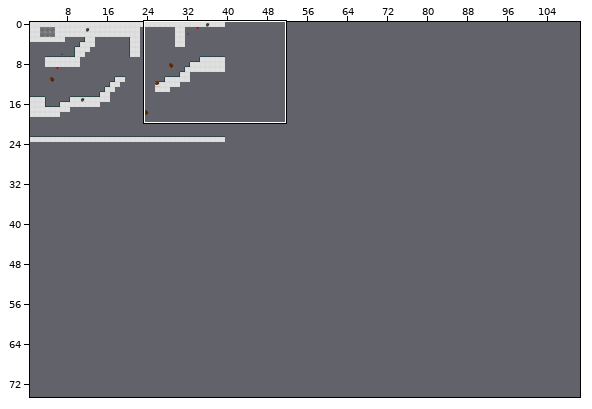
An edit to a level. Tiled map (JSON), public/assets/levels/Level1.json. Above, an overview of the earlier version with the close-up marked.
Close-up. Before:
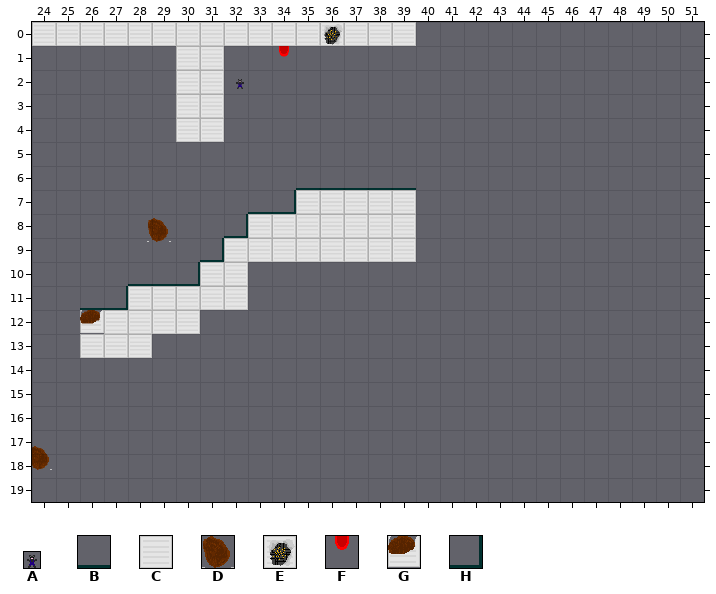
Cells are 32x32 px. Shown: x 24..51, y 0..19. The commit also changed other parts of the map, which this record leaves out. The old version is drawn lined up with the new one.
Key: from "Pickup": A 0; from "SpaceShipTiles": B 0, C 1, D 4, E 5, F 6, G 9, H 12.
_ is an empty cell.
Objects are placed by their top-left corner, in cells (3,4 is the top-left corner of cell 3,4); size is 1x1 cell unless given.
Layer "Tile Layer 1" before, first column x 24:
 0 CCCCCCCCCCCCECCC____________
 1 ______CC__F_________________
 2 ______CC____________________
 3 ______CC____________________
 4 ______CC____________________
 5 ____________________________
 6 ___________BBBBB____________
 7 _________BHCCCCC____________
 8 ________HCCCCCCC____________
 9 _______HCCCCCCCC____________
10 ____BBHCC___________________
11 __BHCCCCC___________________
12 __GCCCC_____________________
13 __CCC_______________________
14 ____________________________
15 ____________________________
16 ____________________________
17 ____________________________
18 ____________________________
19 ____________________________
Objects on layer "Object Layer 1" before:
A at 32.4,2.3 size 0.5x0.5
D at 28.8,8.2
D at 23.8,17.7
New version:
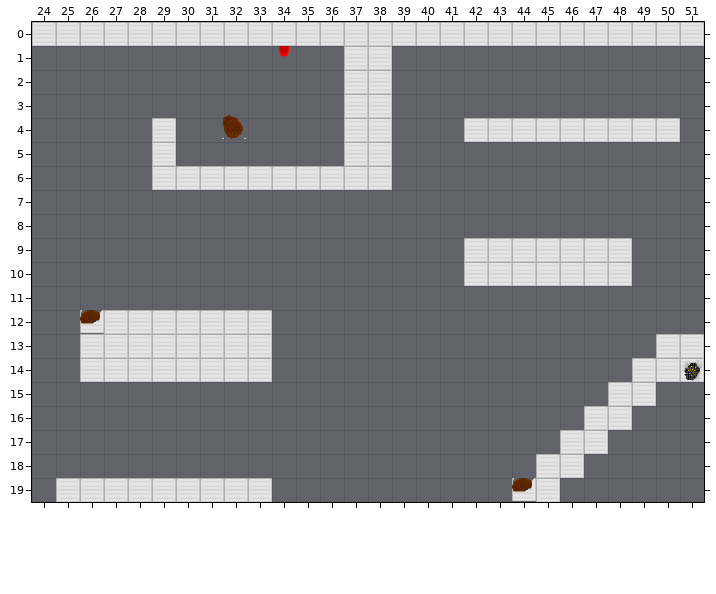
Changes in this commit:
map size 40x24 -> 150x75 cells
Layer "Tile Layer 1":
y 0: x 36 E -> C; x 40..51 ____________ -> CCCCCCCCCCCC
y 1..3: x 30..31 CC -> __; x 37..38 __ -> CC
y 4: x 29..31 _CC -> C__; x 37..38 __ -> CC; x 42..50 _________ -> CCCCCCCCC
y 5: x 29 _ -> C; x 37..38 __ -> CC
y 6: x 29..39 ______BBBBB -> CCCCCCCCCC_
y 7: x 33..39 BHCCCCC -> _______
y 8: x 32..39 HCCCCCCC -> ________
y 9: x 31..39 HCCCCCCCC -> _________; x 42..48 _______ -> CCCCCCC
y 10: x 28..32 BBHCC -> _____; x 42..48 _______ -> CCCCCCC
y 11: x 26..32 BHCCCCC -> _______
y 12: x 31..33 ___ -> CCC
y 13: x 29..33 _____ -> CCCCC; x 50..51 __ -> CC
y 14: x 26..33 ________ -> CCCCCCCC; x 49..51 ___ -> CCE
y 15: x 48..49 __ -> CC
y 16: x 47..48 __ -> CC
y 17: x 46..47 __ -> CC
y 18: x 45..46 __ -> CC
y 19: x 25..33 _________ -> CCCCCCCCC; x 44..45 __ -> GC
Layer "Object Layer 1":
changed: D at 28.8,8.2 -> outside this view
changed: D at 23.8,17.7 -> outside this view
changed: A at 32.4,2.3 size 0.5x0.5 -> outside this view
added: D at 31.9,3.9
